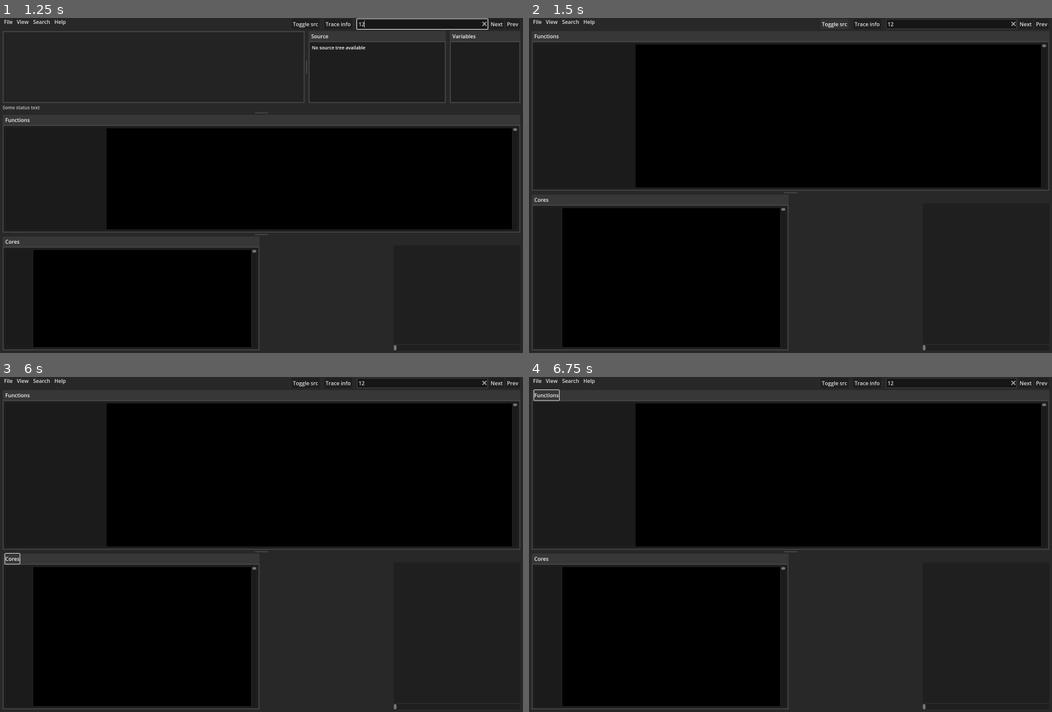
Above: before the commit, frames 1-4 (two rows, left to right).
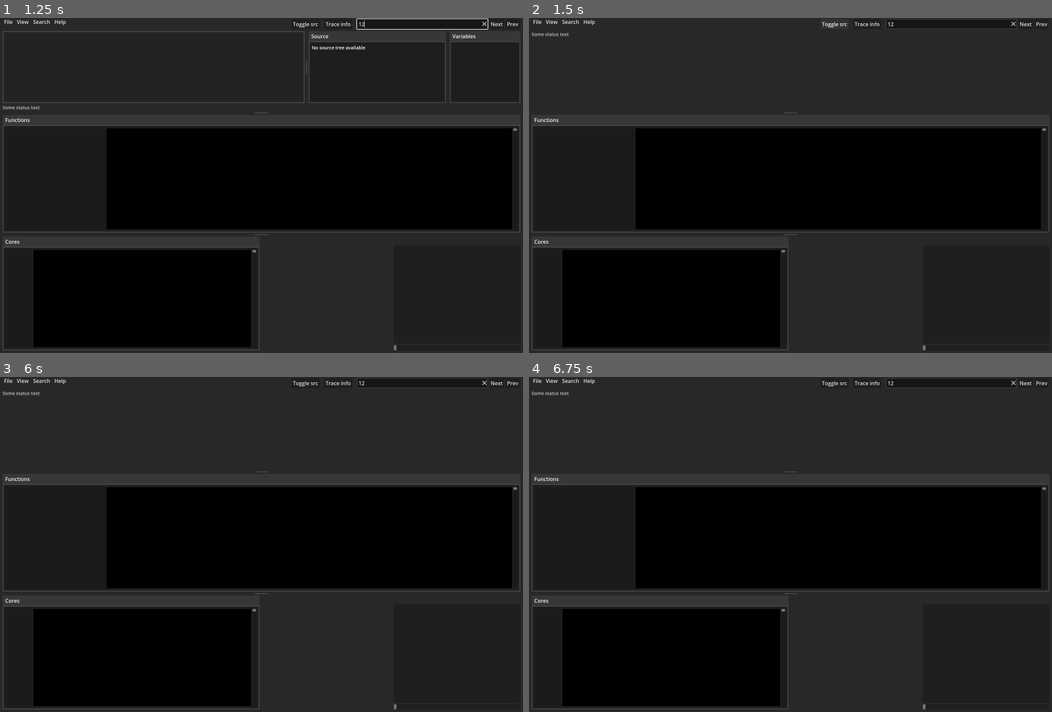
Above: after the commit, the same moments.

Repository: PatrikAAberg/dmce-gui
Game: Godot game, scene res://TraceGUI.tscn
The game is run twice, just before and just after one commit, with the same random seed, the same clock (stepped at 60 frames per second) and the same inputs.
Inputs (mouse positions are in pixels of both pictures, inside the frame that each line leads up to):
- Up to frame 1 (1.25 s): click (423, 24) at 0.52 s; type "12" at 0.6 s
- Up to frame 2 (1.5 s): click "Toggle src" at 1.25 s
- Up to frame 3 (6 s): click "Next" at 2 s; click "Next" at 2.75 s; click "Prev" at 3.5 s; click "Trace info" at 4.25 s; tap Enter at 5 s; drag from (324, 631) to (313, 470) at 5.02 s; tap Space at 5.75 s; drag from (156, 561) to (235, 611) at 5.77 s
- Up to frame 4 (6.75 s): tap Enter at 6.5 s; move the mouse to (842, 470) at 6.52 s; hold Up from 6.53 s (still down); tap G at 6.6 s

Frame 1 is identical in both runs. In frame 2, 33% of the frame differs, in the area x 0-100%, y 4-71%; in frame 3, 33%; in frame 4, 33%, in the area x 0-100%, y 3-71%.
Error in both runs: Invalid access of index '0' on a base object of type: 'Array'. (res://TraceGUI.gd:599)

Commit message:
trace: keep info when toggling source visible or not

Diff:
--- a/dmcetraceGUI/TraceGUI.gd
+++ b/dmcetraceGUI/TraceGUI.gd
@@ -585,10 +585,10 @@
 
 func _show_src_button_pressed():
 	ShowSrcButton.release_focus()
-	if TopVBoxContainer.visible == false:
-		TopVBoxContainer.visible = true
-	else:
-		TopVBoxContainer.visible = false
+	if HSplitCTop.visible == false:
+		HSplitCTop.visible = true
+	else:
+		HSplitCTop.visible = false
 
 func _trace_info_button_pressed():
 	TraceInfoButton.release_focus()
